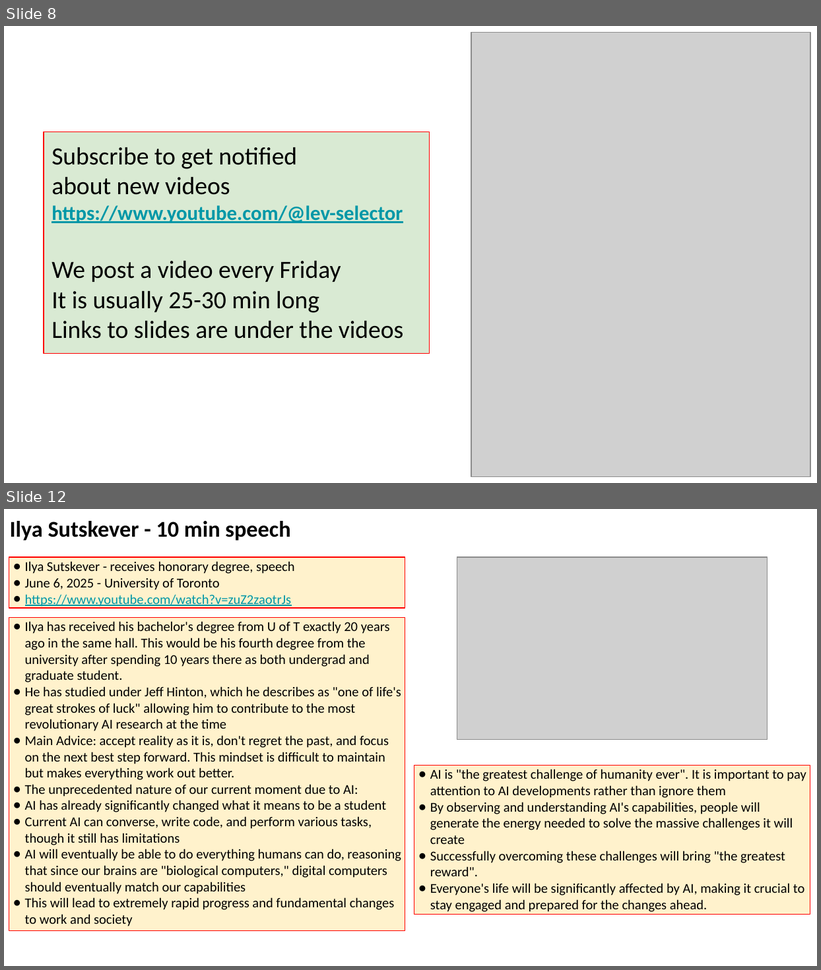
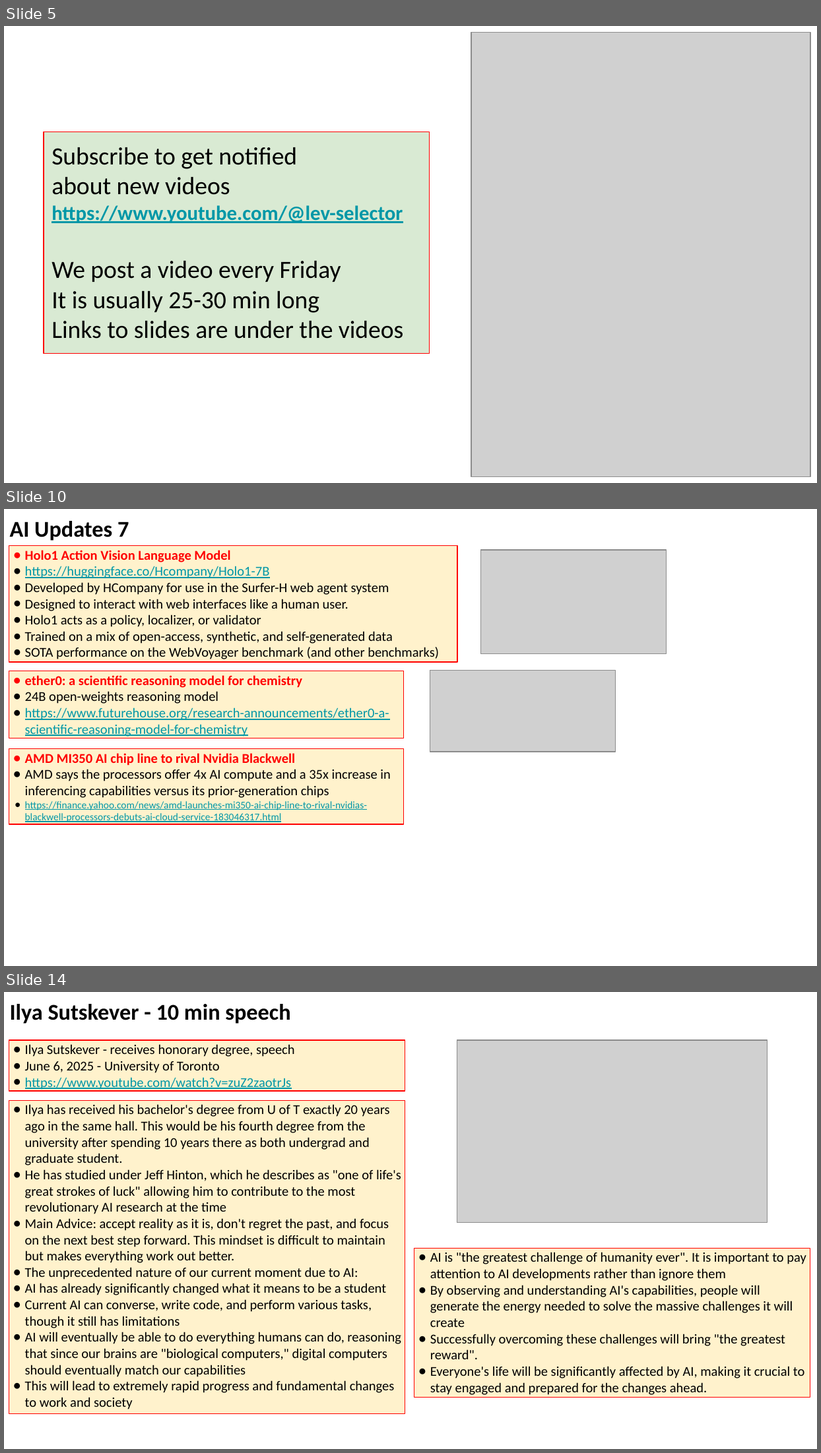
Before and after one commit to lselector/seminar, a slide deck: 2025/2025-06-13-AI-Updates.pptx. Shown one above the other, each under a label of ours: slides 8 and 12 before the commit, slides 5, 10 and 14 after it; the slides between them are not shown. The pictures are 821x970 and 821x1453 pixels, drawn with LibreOffice and Linux fonts; fonts in the diff are those of the drawing; grey boxes stand for pictures. Boxes give left, top, right and bottom in pixels: in the first picture for what was removed or moved away, otherwise in the second. Text is boxed around its words. In the diff, an @@ line names an element or a change of style, - is before the commit and + after.

```diff
--- a/2025/2025-06-13-AI-Updates.pptx
+++ b/2025/2025-06-13-AI-Updates.pptx
@@ slide 10 added at (x1=4, y1=509, x2=817, y2=966), background #FFFFFF @@
@@ text added at (x1=10, y1=521, x2=129, y2=541), 20 pt, text #000000, bold @@
+AI Updates 7
@@ rectangle added at (x1=9, y1=545, x2=457, y2=662), fill #FFF2CC, outline #FF0000 0.75 pt, 12 pt, text #000000 @@
+● Holo1 Action Vision Language Model
+● https://huggingface.co/Hcompany/Holo1-7B
+● Developed by HCompany for use in the Surfer-H web agent system
+● Designed to interact with web interfaces like a human user.
+● Holo1 acts as a policy, localizer, or validator
+● Trained on a mix of open-access, synthetic, and self-generated data
+● SOTA performance on the WebVoyager benchmark (and other benchmarks)
@@ picture added at (x1=481, y1=550, x2=667, y2=654) @@
@@ rectangle added at (x1=9, y1=671, x2=404, y2=738), fill #FFF2CC, outline #FF0000 0.75 pt, 12 pt, text #0097A7, underline @@
+● ether0: a scientific reasoning model for chemistry
+● 24B open-weights reasoning model
+● https://www.futurehouse.org/research-announcements/ether0-a-scientific-reasoning-model-for-chemistry
@@ picture added at (x1=430, y1=670, x2=615, y2=751) @@
@@ rectangle added at (x1=9, y1=749, x2=404, y2=824), fill #FFF2CC, outline #FF0000 0.75 pt, 12 pt, text #0097A7 @@
+● AMD MI350 AI chip line to rival Nvidia Blackwell
+● AMD says the processors offer 4x AI compute and a 35x increase in inferencing capabilities versus its prior-generation chips
+● https://finance.yahoo.com/news/amd-launches-mi350-ai-chip-line-to-rival-nvidias-blackwell-processors-debuts-ai-cloud-service-183046317.html
@@ what was slide 8 is now slide 5 @@
@@ what was slide 12 is now slide 14 @@
```
Also in this commit, not shown: 11 slides changed, 3 other slides added.
